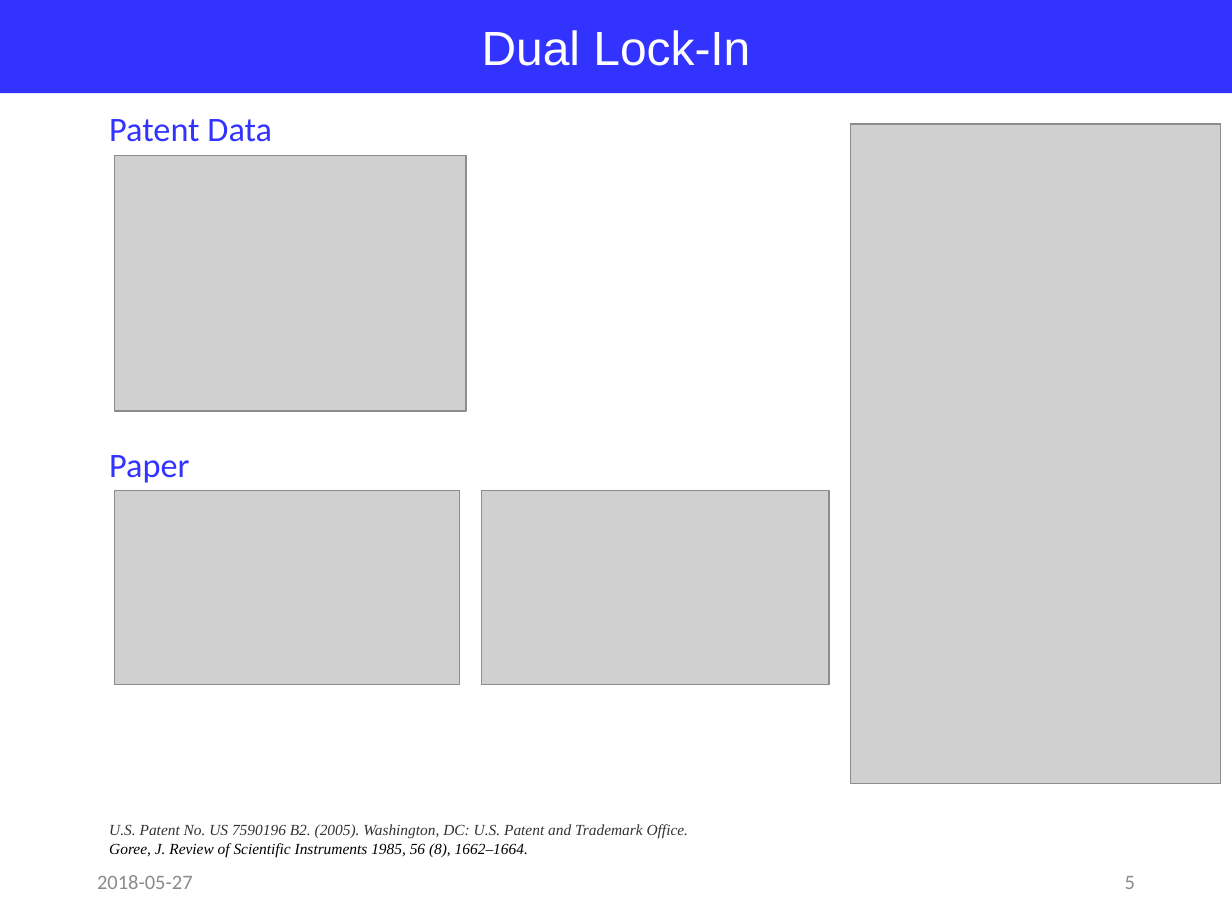
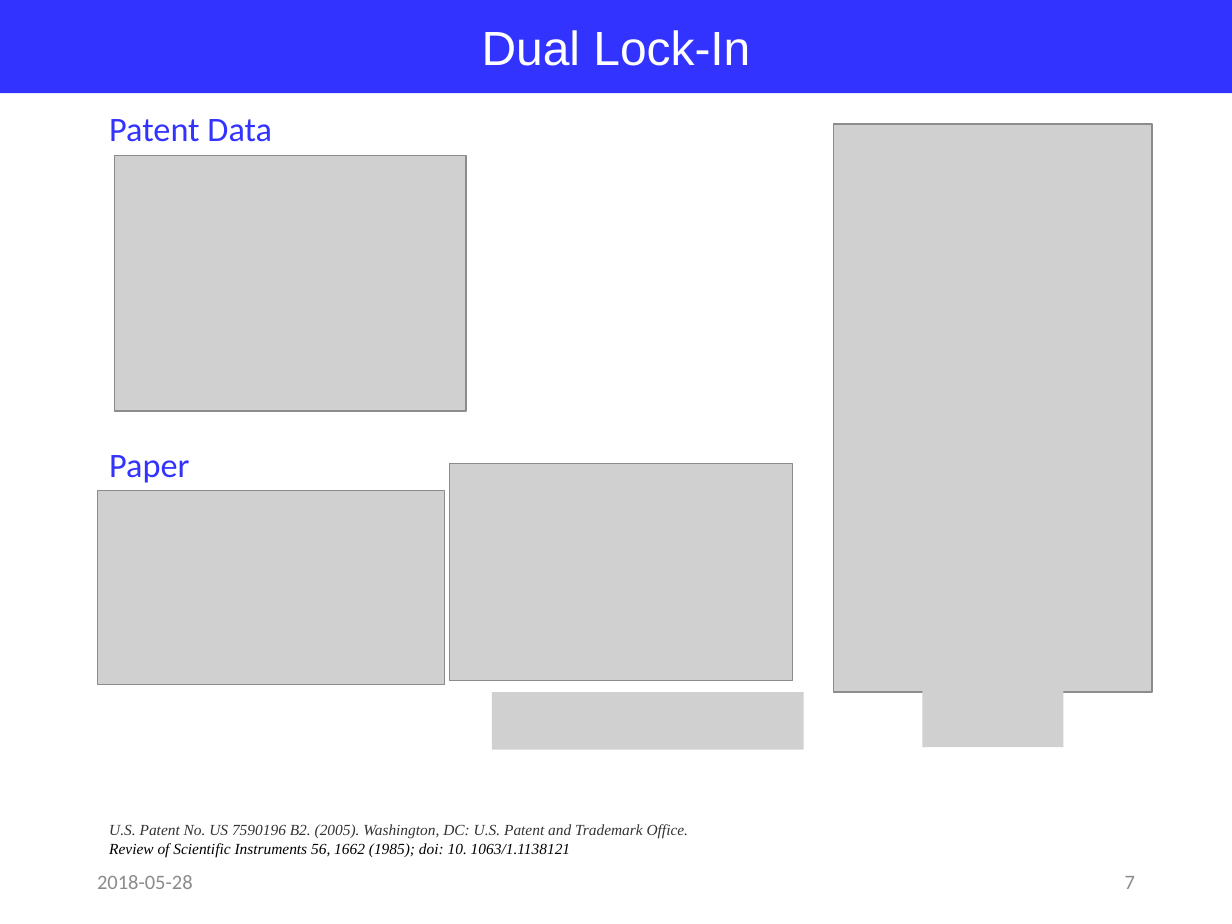
Before and after one commit to jglee96/NBTP_Lab, a slide deck: slide 7 of 랩미팅/201805/180528 Zurich Lock-In(Jong).pptx (slide 5 before the commit). Drawn at 1232x924 pixels with LibreOffice and Linux fonts; fonts in the diff are those of the drawing; grey boxes stand for pictures. Boxes give left, top, right and bottom in pixels: in the first picture for what was removed or moved away, otherwise in the second. Text is boxed around its words. In the diff, an @@ line names an element or a change of style, - is before the commit and + after.

```diff
--- a/랩미팅/201805/180528 Zurich Lock-In(Jong).pptx
+++ b/랩미팅/201805/180528 Zurich Lock-In(Jong).pptx
@@ picture resized from (x1=851, y1=124, x2=1221, y2=784) to (x1=834, y1=124, x2=1152, y2=692) @@
@@ picture added at (x1=450, y1=464, x2=793, y2=681) @@
@@ picture moved from (x1=482, y1=490, x2=829, y2=684) to (x1=97, y1=490, x2=445, y2=684) @@
@@ picture removed at (x1=115, y1=490, x2=460, y2=684) @@
@@ picture added at (x1=923, y1=689, x2=1063, y2=747) @@
@@ picture added at (x1=492, y1=692, x2=803, y2=750) @@
@@ text at (x1=109, y1=843, x2=570, y2=858): text changed @@
-Goree, J. Review of Scientific Instruments 1985, 56 (8), 1662–1664.
+Review of Scientific Instruments 56, 1662 (1985); doi: 10. 1063/1.1138121
@@ text at (x1=97, y1=875, x2=193, y2=889): text changed @@
-2018-05-27
+2018-05-28
@@ page number at (x1=1125, y1=876, x2=1135, y2=889): text changed @@
-5
+7
```
Also in this commit, not shown: 5 other slides changed, 2 slides added, 6 other files.
